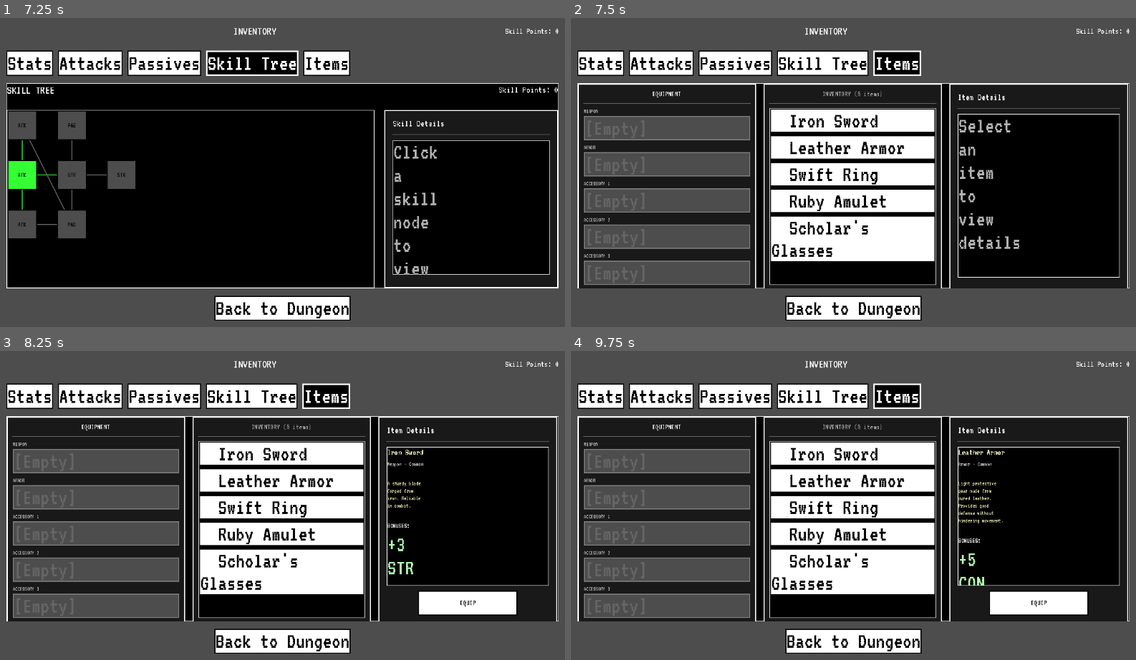
Above: before the commit, frames 1-4 (two rows, left to right).
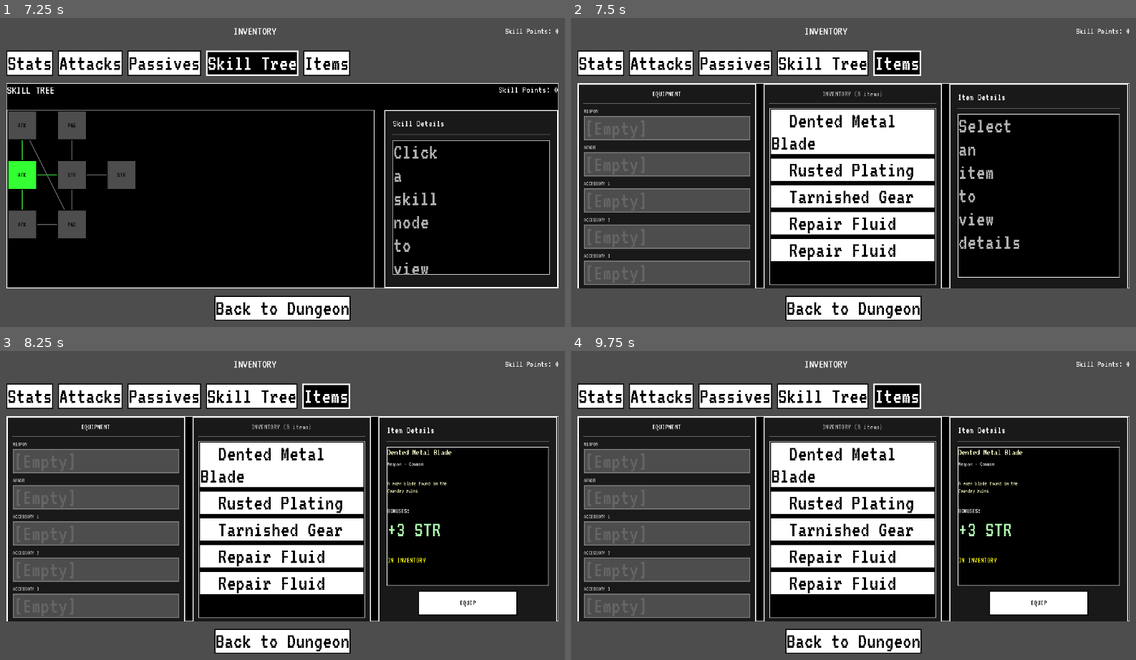
Above: after the commit, the same moments.

Repository: theoskille/project-dither
Game: Godot game, scene res://Main.tscn
The game is run twice, just before and just after one commit, with the same random seed, the same clock (stepped at 60 frames per second) and the same inputs.
Inputs (mouse positions are in pixels of both pictures, inside the frame that each line leads up to):
- Up to frame 1 (7.25 s): click "Start" at 0.5 s; click "Select Brawler" at 1.25 s; click "Inventory" at 2 s; click "Stats" at 2.75 s; click "Attacks" at 3.5 s; click "Attacks" at 4.25 s; click "Passives" at 5 s; click "Passives" at 5.75 s; click "Skill Tree" at 6.5 s
- Up to frame 2 (7.5 s): click "Items" at 7.25 s
- Up to frame 3 (8.25 s): click (282, 452) at 8 s, where only the run before the commit has a clickable "Iron Sword"
- Up to frame 4 (9.75 s): click (853, 465) at 8.75 s, where only the run after the commit has a clickable "Dented Metal Blade"; click (853, 480) at 9.5 s, where only the run before the commit has a clickable "Leather Armor"

Frame 1 is identical in both runs. In frame 2, 6.1% of the frame differs, in the area x 35-65%, y 31-79%; in frame 3, 6.8%; in frame 4, 6.9%, in the area x 35-80%, y 31-79%.

Commit message:
new items + consumable + passives

Diff:
--- a/data/effects/nimble.tres
+++ b/data/items/bent_coil.tres
@@ -1,27 +1,32 @@
-[gd_resource type="Resource" script_class="EffectData" load_steps=2 format=3 uid="uid://c1067wyfrk2x"]
+[gd_resource type="Resource" script_class="ItemData" load_steps=2 format=3]
 
-[ext_resource type="Script" path="res://src/resources/EffectData.gd" id="1_nimble"]
+[ext_resource type="Script" path="res://src/resources/ItemData.gd" id="1_bent_coil"]
 
 [resource]
-script = ExtResource("1_nimble")
-effect_id = "nimble"
-effect_name = "Nimble"
-description = "Increases dodge chance by 15% for 3 turns"
-base_duration = 3
-str_modifier = 0
-dex_modifier = 0
-int_modifier = 0
-con_modifier = 0
-spd_modifier = 0
-luck_modifier = 0
-percent_str_modifier = 0
-percent_dex_modifier = 0
-percent_int_modifier = 0
-percent_con_modifier = 0
-percent_spd_modifier = 0
-percent_luck_modifier = 0
-armor_modifier = 0
-dodge_modifier = 15
-base_damage_per_turn = 0
-blocks_all_actions = false
-blocks_action_types = []
+script = ExtResource("1_bent_coil")
+item_id = "bent_coil"
+item_name = "Bent Coil"
+description = "A slightly warped metal spring"
+item_type = 2
+rarity = 1
+sprite_path = ""
+shop_price = 25
+str_bonus = 0
+dex_bonus = 3
+int_bonus = 0
+con_bonus = 0
+spd_bonus = 2
+luck_bonus = 0
+percent_str_bonus = 0
+percent_dex_bonus = 0
+percent_int_bonus = 0
+percent_con_bonus = 0
+percent_spd_bonus = 0
+percent_luck_bonus = 0
+max_hp_bonus = 0
+max_vigor_bonus = 0
+percent_max_hp_bonus = 0
+percent_max_vigor_bonus = 0
+grants_passive_id = ""
+heal_amount = 0
+vigor_restore = 0
--- a/data/items/scholar_glasses.tres
+++ b/data/items/cracked_lens.tres
@@ -1,22 +1,22 @@
 [gd_resource type="Resource" script_class="ItemData" load_steps=2 format=3]
 
-[ext_resource type="Script" path="res://src/resources/ItemData.gd" id="1_scholar_glasses"]
+[ext_resource type="Script" path="res://src/resources/ItemData.gd" id="1_cracked_lens"]
 
 [resource]
-script = ExtResource("1_scholar_glasses")
-item_id = "scholar_glasses"
-item_name = "Scholar's Glasses"
-description = "Enchanted spectacles that sharpen the mind and enhance magical prowess."
+script = ExtResource("1_cracked_lens")
+item_id = "cracked_lens"
+item_name = "Cracked Lens"
+description = "Broken glass from an ancient construct's eye"
 item_type = 2
 rarity = 1
 sprite_path = ""
-shop_price = 50
+shop_price = 30
 str_bonus = 0
 dex_bonus = 0
 int_bonus = 4
 con_bonus = 0
 spd_bonus = 0
-luck_bonus = 0
+luck_bonus = 2
 percent_str_bonus = 0
 percent_dex_bonus = 0
 percent_int_bonus = 0
@@ -27,3 +27,6 @@
 max_vigor_bonus = 0
 percent_max_hp_bonus = 0
 percent_max_vigor_bonus = 0
+grants_passive_id = ""
+heal_amount = 0
+vigor_restore = 0
--- a/data/items/steel_blade.tres
+++ b/data/items/dented_metal_blade.tres
@@ -1,18 +1,18 @@
 [gd_resource type="Resource" script_class="ItemData" load_steps=2 format=3]
 
-[ext_resource type="Script" path="res://src/resources/ItemData.gd" id="1_steel_blade"]
+[ext_resource type="Script" path="res://src/resources/ItemData.gd" id="1_dented_blade"]
 
 [resource]
-script = ExtResource("1_steel_blade")
-item_id = "steel_blade"
-item_name = "Steel Blade"
-description = "A finely crafted blade made from tempered steel. Cuts through enemies with precision."
+script = ExtResource("1_dented_blade")
+item_id = "dented_metal_blade"
+item_name = "Dented Metal Blade"
+description = "A worn blade found in the foundry ruins"
 item_type = 0
-rarity = 1
+rarity = 0
 sprite_path = ""
-shop_price = 50
-str_bonus = 5
-dex_bonus = 2
+shop_price = 15
+str_bonus = 3
+dex_bonus = 0
 int_bonus = 0
 con_bonus = 0
 spd_bonus = 0
@@ -27,3 +27,6 @@
 max_vigor_bonus = 0
 percent_max_hp_bonus = 0
 percent_max_vigor_bonus = 0
+grants_passive_id = ""
+heal_amount = 0
+vigor_restore = 0
--- a/data/items/dragonheart_pendant.tres
+++ /dev/null
@@ -1,29 +0,0 @@
-[gd_resource type="Resource" script_class="ItemData" load_steps=2 format=3]
-
-[ext_resource type="Script" path="res://src/resources/ItemData.gd" id="1_dragonheart"]
-
-[resource]
-script = ExtResource("1_dragonheart")
-item_id = "dragonheart_pendant"
-item_name = "Dragonheart Pendant"
-description = "A legendary pendant containing the crystalized heart of an ancient dragon. Grants immense power to its bearer."
-item_type = 2
-rarity = 3
-sprite_path = ""
-shop_price = 250
-str_bonus = 5
-dex_bonus = 5
-int_bonus = 5
-con_bonus = 5
-spd_bonus = 5
-luck_bonus = 5
-percent_str_bonus = 15
-percent_dex_bonus = 15
-percent_int_bonus = 15
-percent_con_bonus = 15
-percent_spd_bonus = 15
-percent_luck_bonus = 15
-max_hp_bonus = 50
-max_vigor_bonus = 2
-percent_max_hp_bonus = 25
-percent_max_vigor_bonus = 50
--- a/data/items/swift_ring.tres
+++ b/data/items/energized_core_fragment.tres
@@ -1,21 +1,21 @@
 [gd_resource type="Resource" script_class="ItemData" load_steps=2 format=3]
 
-[ext_resource type="Script" path="res://src/resources/ItemData.gd" id="1_swift_ring"]
+[ext_resource type="Script" path="res://src/resources/ItemData.gd" id="1_core_fragment"]
 
 [resource]
-script = ExtResource("1_swift_ring")
-item_id = "swift_ring"
-item_name = "Swift Ring"
-description = "A silver ring imbued with speed-enhancing magic. Makes the wearer more agile."
-item_type = 2
+script = ExtResource("1_core_fragment")
+item_id = "energized_core_fragment"
+item_name = "Energized Core Fragment"
+description = "A charged piece of metal that restores vigor"
+item_type = 3
 rarity = 1
 sprite_path = ""
-shop_price = 45
+shop_price = 35
 str_bonus = 0
-dex_bonus = 2
+dex_bonus = 0
 int_bonus = 0
 con_bonus = 0
-spd_bonus = 1
+spd_bonus = 0
 luck_bonus = 0
 percent_str_bonus = 0
 percent_dex_bonus = 0
@@ -27,3 +27,6 @@
 max_vigor_bonus = 0
 percent_max_hp_bonus = 0
 percent_max_vigor_bonus = 0
+grants_passive_id = ""
+heal_amount = 0
+vigor_restore = 2
--- /dev/null
+++ b/data/items/living_carapace_foundry_heart.tres
@@ -0,0 +1,32 @@
+[gd_resource type="Resource" script_class="ItemData" load_steps=2 format=3]
+
+[ext_resource type="Script" path="res://src/resources/ItemData.gd" id="1_living_carapace"]
+
+[resource]
+script = ExtResource("1_living_carapace")
+item_id = "living_carapace_foundry_heart"
+item_name = "Living Carapace of the Foundry Heart"
+description = "Adaptive armor formed from the Foundry's central core"
+item_type = 1
+rarity = 3
+sprite_path = ""
+shop_price = 600
+str_bonus = 8
+dex_bonus = 0
+int_bonus = 0
+con_bonus = 12
+spd_bonus = 0
+luck_bonus = 0
+percent_str_bonus = 0
+percent_dex_bonus = 0
+percent_int_bonus = 0
+percent_con_bonus = 0
+percent_spd_bonus = 0
+percent_luck_bonus = 0
+max_hp_bonus = 50
+max_vigor_bonus = 2
+percent_max_hp_bonus = 25
+percent_max_vigor_bonus = 0
+grants_passive_id = "self_repair"
+heal_amount = 0
+vigor_restore = 0
--- a/data/items/ruby_amulet.tres
+++ b/data/items/repair_fluid.tres
@@ -1,16 +1,16 @@
 [gd_resource type="Resource" script_class="ItemData" load_steps=2 format=3]
 
-[ext_resource type="Script" path="res://src/resources/ItemData.gd" id="1_ruby_amulet"]
+[ext_resource type="Script" path="res://src/resources/ItemData.gd" id="1_repair_fluid"]
 
 [resource]
-script = ExtResource("1_ruby_amulet")
-item_id = "ruby_amulet"
-item_name = "Ruby Amulet"
-description = "A radiant amulet containing a flawless ruby. Infuses the wearer with vitality."
-item_type = 2
-rarity = 2
+script = ExtResource("1_repair_fluid")
+item_id = "repair_fluid"
+item_name = "Repair Fluid"
+description = "Viscous liquid that seals wounds"
+item_type = 3
+rarity = 0
 sprite_path = ""
-shop_price = 100
+shop_price = 20
 str_bonus = 0
 dex_bonus = 0
 int_bonus = 0
@@ -25,5 +25,8 @@
 percent_luck_bonus = 0
 max_hp_bonus = 0
 max_vigor_bonus = 0
-percent_max_hp_bonus = 10
+percent_max_hp_bonus = 0
 percent_max_vigor_bonus = 0
+grants_passive_id = ""
+heal_amount = 40
+vigor_restore = 0
--- a/data/items/leather_armor.tres
+++ b/data/items/rusted_plating.tres
@@ -1,20 +1,20 @@
 [gd_resource type="Resource" script_class="ItemData" load_steps=2 format=3]
 
-[ext_resource type="Script" path="res://src/resources/ItemData.gd" id="1_leather_armor"]
+[ext_resource type="Script" path="res://src/resources/ItemData.gd" id="1_rusted_plating"]
 
 [resource]
-script = ExtResource("1_leather_armor")
-item_id = "leather_armor"
-item_name = "Leather Armor"
-description = "Light protective gear made from cured leather. Provides good defense without hindering movement."
+script = ExtResource("1_rusted_plating")
+item_id = "rusted_plating"
+item_name = "Rusted Plating"
+description = "Scrap metal plates barely held together"
 item_type = 1
 rarity = 0
 sprite_path = ""
-shop_price = 25
+shop_price = 20
 str_bonus = 0
 dex_bonus = 0
 int_bonus = 0
-con_bonus = 5
+con_bonus = 4
 spd_bonus = 0
 luck_bonus = 0
 percent_str_bonus = 0
@@ -23,7 +23,10 @@
 percent_con_bonus = 0
 percent_spd_bonus = 0
 percent_luck_bonus = 0
-max_hp_bonus = 0
+max_hp_bonus = 15
 max_vigor_bonus = 0
 percent_max_hp_bonus = 0
 percent_max_vigor_bonus = 0
+grants_passive_id = ""
+heal_amount = 0
+vigor_restore = 0
--- /dev/null
+++ b/data/items/shard_ancient_mechanism.tres
@@ -0,0 +1,32 @@
+[gd_resource type="Resource" script_class="ItemData" load_steps=2 format=3]
+
+[ext_resource type="Script" path="res://src/resources/ItemData.gd" id="1_shard"]
+
+[resource]
+script = ExtResource("1_shard")
+item_id = "shard_ancient_mechanism"
+item_name = "Shard of the Ancient Mechanism"
+description = "A fragment of powerful clockwork that still pulses with energy"
+item_type = 2
+rarity = 2
+sprite_path = ""
+shop_price = 100
+str_bonus = 5
+dex_bonus = 5
+int_bonus = 5
+con_bonus = 5
+spd_bonus = 5
+luck_bonus = 5
+percent_str_bonus = 0
+percent_dex_bonus = 0
+percent_int_bonus = 0
+percent_con_bonus = 0
+percent_spd_bonus = 0
+percent_luck_bonus = 0
+max_hp_bonus = 0
+max_vigor_bonus = 0
+percent_max_hp_bonus = 10
+percent_max_vigor_bonus = 0
+grants_passive_id = ""
+heal_amount = 0
+vigor_restore = 0
--- a/data/items/iron_sword.tres
+++ b/data/items/tarnished_gear.tres
@@ -1,21 +1,21 @@
 [gd_resource type="Resource" script_class="ItemData" load_steps=2 format=3]
 
-[ext_resource type="Script" path="res://src/resources/ItemData.gd" id="1_iron_sword"]
+[ext_resource type="Script" path="res://src/resources/ItemData.gd" id="1_tarnished_gear"]
 
 [resource]
-script = ExtResource("1_iron_sword")
-item_id = "iron_sword"
-item_name = "Iron Sword"
-description = "A sturdy blade forged from iron. Reliable in combat."
-item_type = 0
+script = ExtResource("1_tarnished_gear")
+item_id = "tarnished_gear"
+item_name = "Tarnished Gear"
+description = "A small rusted gear with no obvious purpose"
+item_type = 2
 rarity = 0
 sprite_path = ""
-shop_price = 25
-str_bonus = 3
+shop_price = 10
+str_bonus = 0
 dex_bonus = 0
 int_bonus = 0
 con_bonus = 0
-spd_bonus = 0
+spd_bonus = 2
 luck_bonus = 0
 percent_str_bonus = 0
 percent_dex_bonus = 0
@@ -27,3 +27,6 @@
 max_vigor_bonus = 0
 percent_max_hp_bonus = 0
 percent_max_vigor_bonus = 0
+grants_passive_id = ""
+heal_amount = 0
+vigor_restore = 0
--- /dev/null
+++ b/data/items/wardens_eternal_greathammer.tres
@@ -0,0 +1,32 @@
+[gd_resource type="Resource" script_class="ItemData" load_steps=2 format=3]
+
+[ext_resource type="Script" path="res://src/resources/ItemData.gd" id="1_greathammer"]
+
+[resource]
+script = ExtResource("1_greathammer")
+item_id = "wardens_eternal_greathammer"
+item_name = "Warden's Eternal Greathammer"
+description = "The Forge Warden's weapon, still burning with ancient fury"
+item_type = 0
+rarity = 3
+sprite_path = ""
+shop_price = 500
+str_bonus = 10
+dex_bonus = 0
+int_bonus = 0
+con_bonus = 8
+spd_bonus = 0
+luck_bonus = 0
+percent_str_bonus = 0
+percent_dex_bonus = 0
+percent_int_bonus = 0
+percent_con_bonus = 0
+percent_spd_bonus = 0
+percent_luck_bonus = 0
+max_hp_bonus = 0
+max_vigor_bonus = 1
+percent_max_hp_bonus = 15
+percent_max_vigor_bonus = 0
+grants_passive_id = "molten_aura"
+heal_amount = 0
+vigor_restore = 0
--- a/src/engine/ItemEngine.gd
+++ b/src/engine/ItemEngine.gd
@@ -97,8 +97,12 @@
 	# Remove from inventory
 	InventoryMutations.remove_item_from_inventory(item_id)
 
-	# If swapping, return old item to inventory
+	# If swapping, return old item to inventory and remove its passive
 	if check.swap_needed and check.old_item != "":
+		var old_item = ItemDatabase.get_item(check.old_item)
+		if old_item and old_item.grants_passive_id != "":
+			PlayerMutations.remove_passive_ability(old_item.grants_passive_id)
+			print("ItemEngine: Removed passive ability '%s' from '%s'" % [old_item.grants_passive_id, check.old_item])
 		InventoryMutations.add_item_to_inventory(check.old_item)
 
 	# Equip in appropriate slot
@@ -114,6 +118,11 @@
 			var slot_parts = check.slot.split("_")
 			var slot_index = int(slot_parts[1]) if slot_parts.size() > 1 else 0
 			InventoryMutations.equip_accessory(item_id, slot_index)
+
+	# Grant passive ability if item provides one
+	if item.grants_passive_id != "":
+		PlayerMutations.add_passive_ability(item.grants_passive_id)
+		print("ItemEngine: Granted passive ability '%s' from '%s'" % [item.grants_passive_id, item_id])
 
 	print("ItemEngine: Successfully equipped '%s' in slot '%s'" % [item_id, check.slot])
 	return true
@@ -158,6 +167,12 @@
 	else:
 		push_error("ItemEngine: Invalid slot '%s'" % slot)
 		return false
+
+	# Remove passive ability if item granted one
+	var item = ItemDatabase.get_item(item_id)
+	if item and item.grants_passive_id != "":
+		PlayerMutations.remove_passive_ability(item.grants_passive_id)
+		print("ItemEngine: Removed passive ability '%s' from '%s'" % [item.grants_passive_id, item_id])
 
 	# Add back to inventory
 	InventoryMutations.add_item_to_inventory(item_id)
@@ -270,3 +285,49 @@
 			equipped.append(accessory_id)
 
 	return equipped
+
+func use_consumable(item_id: String, in_battle: bool = false) -> bool:
+	"""
+	Use a consumable item from inventory
+	- in_battle: If true, affects battle state. If false, affects persistent player HP
+	Returns true if successful, false otherwise
+	"""
+	# Check if item is in inventory
+	if not item_id in PlayerStore.inventory:
+		push_warning("ItemEngine: Cannot use '%s' - not in inventory" % item_id)
+		return false
+
+	var item = ItemDatabase.get_item(item_id)
+	if not item:
+		push_error("ItemEngine: Item '%s' not found in database" % item_id)
+		return false
+
+	# Verify it's a consumable
+	if item.item_type != ItemData.ItemType.CONSUMABLE:
+		push_error("ItemEngine: Item '%s' is not a consumable" % item_id)
+		return false
+
+	# Apply effects based on context
+	if in_battle:
+		# During battle: restore HP and vigor to battle state
+		if item.heal_amount > 0:
+			BattleStateMutations.heal_entity("player", item.heal_amount)
+			print("ItemEngine: Restored %d HP to player in battle" % item.heal_amount)
+
+		if item.vigor_restore > 0:
+			BattleStateMutations.restore_vigor("player", item.vigor_restore)
+			print("ItemEngine: Restored %d Vigor to player in battle" % item.vigor_restore)
+	else:
+		# Outside battle: restore persistent HP only (vigor doesn't exist outside battle)
+		if item.heal_amount > 0:
+			PlayerMutations.heal_hp(item.heal_amount)
+			print("ItemEngine: Restored %d HP to player" % item.heal_amount)
+
+		if item.vigor_restore > 0:
+			print("ItemEngine: Cannot restore vigor outside of battle")
+
+	# Consume the item (remove from inventory)
+	InventoryMutations.consume_item(item_id)
+
+	print("ItemEngine: Successfully used consumable '%s'" % item_id)
+	return true
--- a/src/mutations/InventoryMutations.gd
+++ b/src/mutations/InventoryMutations.gd
@@ -117,3 +117,15 @@
 	PlayerStore._emit_change("equipped_accessories", old_accessories, PlayerStore.equipped_accessories)
 
 	print("InventoryMutations: Cleared all equipment")
+
+func consume_item(item_id: String):
+	"""Consume an item (remove from inventory after use)"""
+	if not item_id in PlayerStore.inventory:
+		push_warning("InventoryMutations: Item '%s' is not in inventory to consume" % item_id)
+		return
+
+	var old_inventory = PlayerStore.inventory.duplicate()
+	PlayerStore.inventory.erase(item_id)
+	PlayerStore._emit_change("inventory", old_inventory, PlayerStore.inventory)
+	PlayerStore.item_removed.emit(item_id)
+	print("InventoryMutations: Consumed item '%s' (total items: %d)" % [item_id, PlayerStore.inventory.size()])
--- a/src/mutations/PlayerMutations.gd
+++ b/src/mutations/PlayerMutations.gd
@@ -137,6 +137,17 @@
 	PlayerStore._emit_change("passive_abilities", old_passives, PlayerStore.passive_abilities)
 	print("PlayerMutations: Added passive ability '%s'" % passive_id)
 
+func remove_passive_ability(passive_id: String):
+	"""Remove a passive ability from the player"""
+	if not passive_id in PlayerStore.passive_abilities:
+		push_warning("PlayerMutations: Passive '%s' is not active" % passive_id)
+		return
+
+	var old_passives = PlayerStore.passive_abilities.duplicate()
+	PlayerStore.passive_abilities.erase(passive_id)
+	PlayerStore._emit_change("passive_abilities", old_passives, PlayerStore.passive_abilities)
+	print("PlayerMutations: Removed passive ability '%s'" % passive_id)
+
 func reset_progression():
 	# Reset level to 1
 	var old_level = PlayerStore.level
@@ -164,3 +175,16 @@
 	PlayerStore.base_stats = new_stats.duplicate()
 	PlayerStore._emit_change("base_stats", old_stats, PlayerStore.base_stats)
 	print("PlayerMutations: Set base stats to %s" % PlayerStore.base_stats)
+
+func set_current_hp(new_hp: int):
+	"""Set the player's current HP (clamped to 0 and max HP)"""
+	var max_hp = 100 + (PlayerStore.base_stats.get("con", 10) * 5)  # Base calculation, equipment bonuses handled elsewhere
+	var clamped_hp = clamp(new_hp, 0, max_hp)
+	var old_hp = PlayerStore.current_hp
+	PlayerStore.current_hp = clamped_hp
+	PlayerStore._emit_change("current_hp", old_hp, clamped_hp)
+	print("PlayerMutations: Set current HP to %d (max: %d)" % [clamped_hp, max_hp])
+
+func heal_hp(amount: int):
+	"""Heal the player by the specified amount"""
+	set_current_hp(PlayerStore.current_hp + amount)
--- a/src/resources/ItemData.gd
+++ b/src/resources/ItemData.gd
@@ -12,7 +12,8 @@
 enum ItemType {
 	WEAPON,
 	ARMOR,
-	ACCESSORY
+	ACCESSORY,
+	CONSUMABLE
 }
 @export var item_type: ItemType = ItemType.ACCESSORY
 
@@ -56,6 +57,15 @@
 @export_range(0, 100) var percent_max_hp_bonus: int = 0
 @export_range(0, 100) var percent_max_vigor_bonus: int = 0
 
+# Passive ability granted when equipped (for equipment items)
+@export_group("Passive Ability")
+@export var grants_passive_id: String = ""
+
+# Consumable effects (for consumable items only)
+@export_group("Consumable Effects")
+@export var heal_amount: int = 0
+@export var vigor_restore: int = 0
+
 # Validation
 func _validate_property(property: Dictionary) -> void:
 	if property.name == "item_id":
@@ -71,6 +81,8 @@
 			return "armor"
 		ItemType.ACCESSORY:
 			return "accessory"
+		ItemType.CONSUMABLE:
+			return "consumable"
 	return ""
 
 # Helper to get rarity as string for UI display
@@ -128,4 +140,15 @@
 	if percent_max_vigor_bonus != 0:
 		bonuses.append("+%d%% Max Vigor" % percent_max_vigor_bonus)
 
+	# Passive ability grant
+	if grants_passive_id != "":
+		var passive_name = grants_passive_id.replace("_", " ").capitalize()
+		bonuses.append("Grants: %s" % passive_name)
+
+	# Consumable effects
+	if heal_amount > 0:
+		bonuses.append("Restores %d HP" % heal_amount)
+	if vigor_restore > 0:
+		bonuses.append("Restores %d Vigor" % vigor_restore)
+
 	return ", ".join(bonuses) if bonuses.size() > 0 else "No bonuses"
--- a/src/store/PlayerStore.gd
+++ b/src/store/PlayerStore.gd
@@ -53,7 +53,7 @@
 
 	# Add starter items to inventory for testing
 	if inventory.size() == 0:
-		inventory = ["iron_sword", "leather_armor", "swift_ring", "ruby_amulet", "scholar_glasses"]
+		inventory = ["dented_metal_blade", "rusted_plating", "tarnished_gear", "repair_fluid", "repair_fluid"]
 		print("PlayerStore: Initialized with starter items: %s" % inventory)
 
 ## Calculate max vigor based on player level
--- a/src/ui/InventoryView.gd
+++ b/src/ui/InventoryView.gd
@@ -958,12 +958,16 @@
 	status_label.add_theme_font_size_override("font_size", 16)
 	item_detail_info_vbox.add_child(status_label)
 
-	# Equip/Unequip button
+	# Button (Equip/Unequip/Use depending on item type)
 	var button = Button.new()
 	button.custom_minimum_size = Vector2(200, 50)
 	button.add_theme_font_size_override("font_size", 16)
 
-	if is_equipped:
+	# Check if item is a consumable
+	if item.item_type == ItemData.ItemType.CONSUMABLE:
+		button.text = "USE"
+		button.pressed.connect(func(): _on_use_consumable_pressed(selected_item_id))
+	elif is_equipped:
 		button.text = "UNEQUIP"
 		button.pressed.connect(func(): _on_unequip_item_pressed(equipped_slot))
 	else:
@@ -1005,6 +1009,12 @@
 		selected_item_id = ""  # Clear selection after unequipping
 		_switch_tab(Tab.ITEMS)  # Refresh UI
 
+func _on_use_consumable_pressed(item_id: String):
+	"""Handle use consumable button press"""
+	if ItemEngine.use_consumable(item_id, false):  # false = not in battle
+		selected_item_id = ""  # Clear selection after using
+		_switch_tab(Tab.ITEMS)  # Refresh UI
+
 func _on_back_button_pressed():
 	print("InventoryView: Back button pressed")
 	back_button_pressed.emit()
